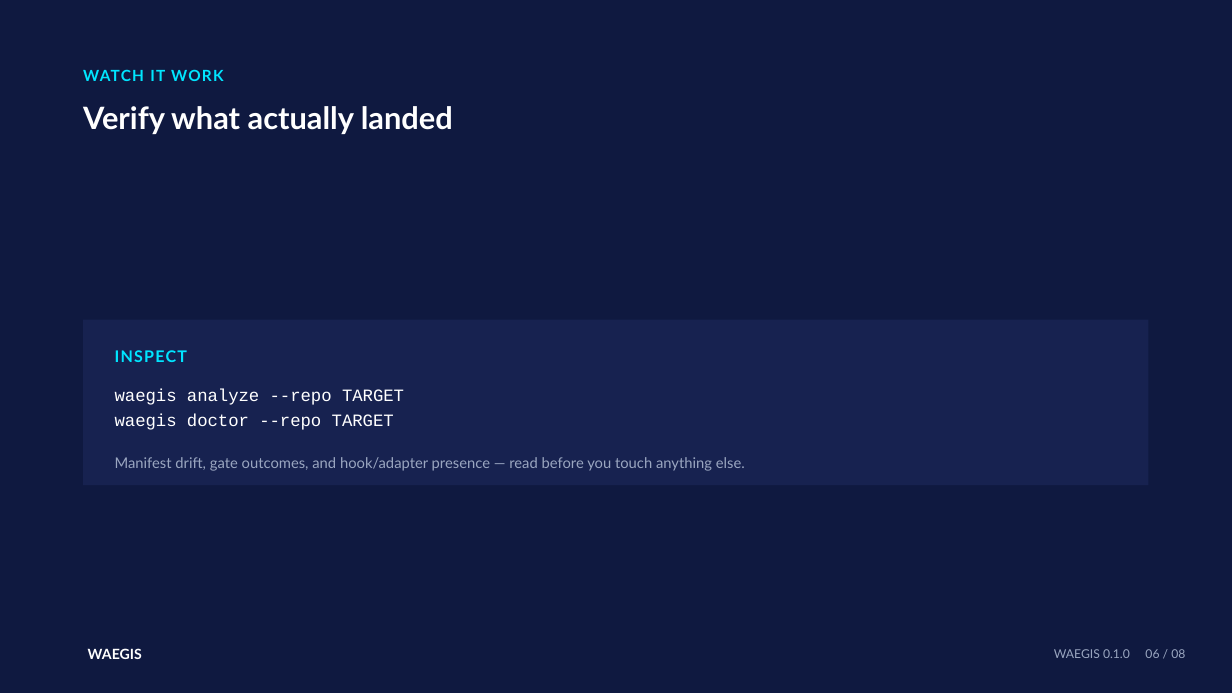
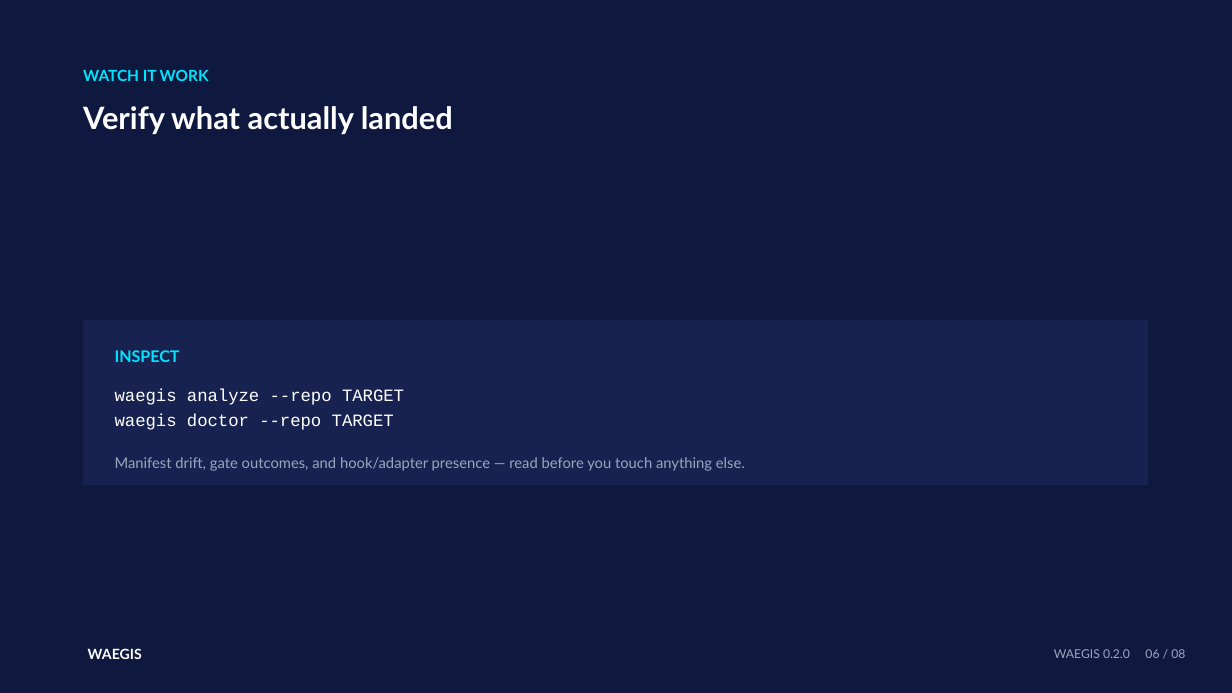
Before and after one commit to DDP-Engineering/Agentic_Engineering_Governance_Integrity_System, a slide deck: slide 6 of 06_SoftwareDocu/WAEGIS_01_Setup_And_First_Adoption.pptx. Drawn at 1232x693 pixels with LibreOffice and Linux fonts; fonts in the diff are those of the drawing. Boxes give left, top, right and bottom in pixels: in the first picture for what was removed or moved away, otherwise in the second. Text is boxed around its words. In the diff, an @@ line names an element or a change of style, - is before the commit and + after.

```diff
--- a/06_SoftwareDocu/WAEGIS_01_Setup_And_First_Adoption.pptx
+++ b/06_SoftwareDocu/WAEGIS_01_Setup_And_First_Adoption.pptx
@@ text "WATCH IT WORK" at (83,69,209,81): letter spacing 1 to 0 pt @@
@@ text "INSPECT" at (115,350,180,362): letter spacing 1 to 0 pt @@
@@ text at (1054,649,1185,658): text changed @@
-WAEGIS 0.1.0 06 / 08
+WAEGIS 0.2.0 06 / 08
```
Also in this commit, not shown: 7 other slides changed, 4 other files.
